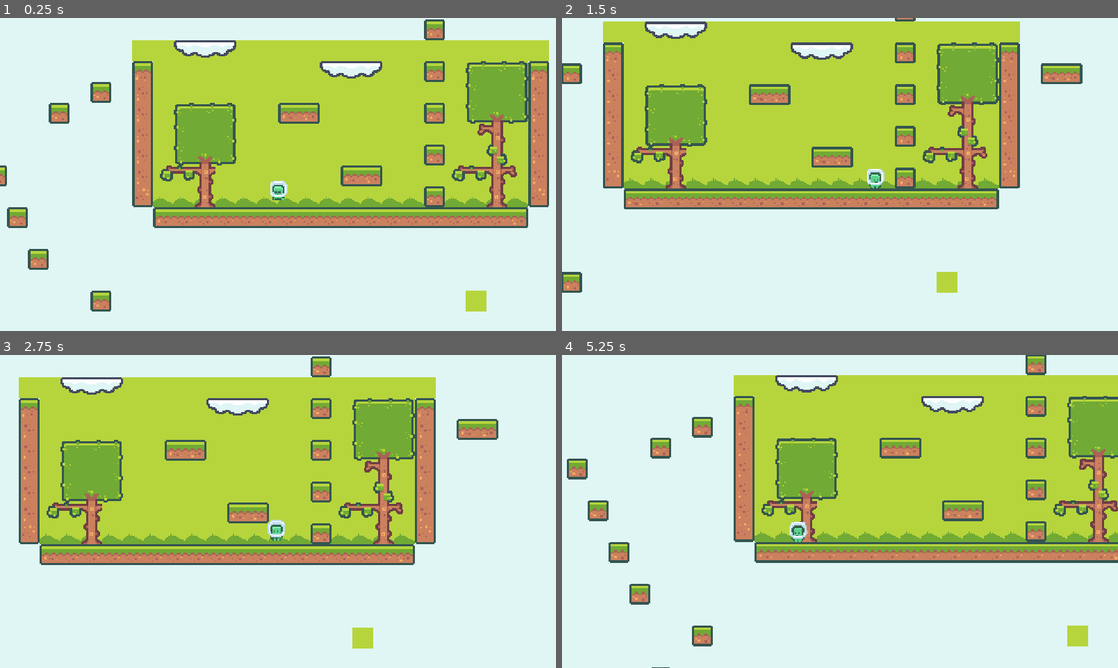
Above: before the commit, frames 1-4 (two rows, left to right).
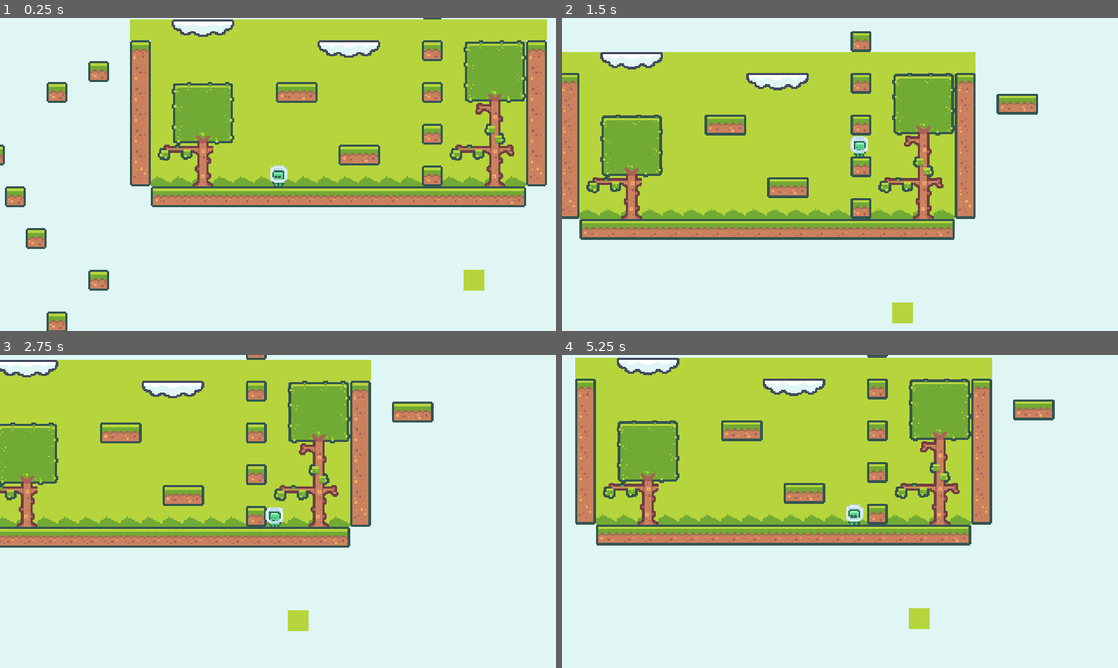
Above: after the commit, the same moments.

Repository: kittanu-t/ProjectGame2D
Game: Godot game, scene res://Scenes/Main/main.tscn
The game is run twice, just before and just after one commit, with the same random seed, the same clock (stepped at 60 frames per second) and the same inputs.
Inputs:
- Up to frame 1 (0.25 s): no input
- Up to frame 2 (1.5 s): hold W (Jump) 0.53-1.28 s; hold D (Move_Right) from 0.53 s (still down); tap Ctrl (Preview_Jump) at 0.8, 1.35 s
- Up to frame 3 (2.75 s): tap W (Jump) at 1.52, 1.55, 1.82 s; release D (Move_Right) at 2.03 s; hold A (Move_Left) from 2.03 s (still down); hold W (Jump) from 2.03 s (still down); tap Ctrl (Preview_Jump) at 2.3 s
- Up to frame 4 (5.25 s): release A (Move_Left) at 2.78 s; release W (Jump) at 2.78 s; hold D (Move_Right) 2.78-4.28 s; tap Ctrl (Preview_Jump) at 2.85, 3.8, 4.35 s; tap W (Jump) at 3.02, 3.05, 3.32, 4.52, 4.55, 4.82 s; hold W (Jump) 3.53-4.28 s; hold A (Move_Left) 4.28-5.03 s; hold D (Move_Right) from 5.03 s (still down); hold W (Jump) from 5.03 s (still down)

The runs differ from the first frame. In frame 1, 30% of the frame differs, in the area x 0-99%, y 0-100%; in frame 2, 40%; in frame 3, 34%; in frame 4, 51%, in the area x 0-100%, y 0-100%.

Commit message:
version 0.1
New Jump Mechanic

Diff:
--- a/Scenes/Main/main.tscn
+++ b/Scenes/Main/main.tscn
@@ -364,4 +364,4 @@
 layer_0/tile_data = PackedInt32Array(2359312, 65537, 0, 2359313, 131073, 0, 2359314, 131073, 0, 2359315, 131073, 0, 235 …(2682 unchanged characters)…
 
 [node name="Player" parent="TileMap" instance=ExtResource("1_v8pw2")]
-position = Vector2(396, 612)
+position = Vector2(398, 637)
--- a/Scenes/Player/player.gd
+++ b/Scenes/Player/player.gd
@@ -1,154 +1,46 @@
-class_name Player
 extends CharacterBody2D
 
-@onready var coyote_timer = $CoyoteTimer
-@onready var jump_buffer_timer = $JumpBufferTimer
-@onready var jump_trojectory_line = $JumpTrojectoryLine
+# ---- Config ----
+const GRAVITY = 1200
+const MOVE_SPEED = 200
+const JUMP_VELOCITY_MIN = -300   # กระโดดเบาสุด
+const JUMP_VELOCITY_MAX = -600   # กระโดดแรงสุด
+const MAX_CHARGE_TIME = 1.0      # วินาที
 
-
-@export_group("Movement")
-## Maximum speed reachable by player
-@export_range(0, 500) var max_speed := 200.0
-## Minimum speed when variable_min_speed is set to true & min_speed isn't 0
-@export_range(0, 500) var min_speed := 0.0
-## Acceleration while on the ground (how quickly the player reaches max speed)
-@export_range(0, 500) var acceleration := 100.0
-## Friction while on group (how quickly the player slows down)
-@export_range(0, 50) var friction := 50.0
-## Acceleration while in the air (how quickly the player reaches max speed)
-@export_range(0, 500) var air_acceleration := 0
-## Air friction while in the air (how quickly the player slows down)
-@export_range(0, 50) var air_resistance := 0
-## Sets a variable max speed depending on how far the joystick is pushed
-@export var is_variable_max_speed := false
-## sets a minimum speed based on min_speed
-@export var is_variable_min_speed := false
-
-@export_group("Jump Assist")
-## Max amount of time allowed after leaving the ground while still being able to jump
-@export_range(0, 1) var coyote_timer_value = 0.1
-## Max amount of time the game holds on to the players input to accecute when avaiable
-@export_range(0, 1) var jump_buffer_timer_value = 0.15
-
-
-@export_group("Jump")
-## Max jump height
-@export var jump_height := 30
-## Amount of time it takes the player to reach the peak of their jump
-@export var jump_time_to_peak := 0.3
-## Amount of time it takes the player to fall from the peak of their jump to the ground
-@export var jump_time_to_descent := 0.3
-## Determains if a player jump highet changes depending on how long they held it in
-@export var variable_jump_height := false
-## Determains the minumum jump heighet a player can reach if they barely tap the jump button (and variable_jump_height is true)
-@export var minimum_jump_height := -30
-
-@export_group("Jump Trojectory")
-## Maximum amount of points used to visualize player's jump trojectory (WiP)
-@export var max_trojectory_ponints := 100
-
-
-@onready var jump_velocity : float = (2.0 * jump_height) / jump_time_to_peak * -1
-@onready var jump_gravity : float = (-2.0 * jump_height) / (jump_time_to_peak * jump_time_to_peak) * -1
-@onready var fall_gravity : float = (-2.0 * jump_height) / (jump_time_to_descent * jump_time_to_descent) * -1
-
-
-func _ready():
-	coyote_timer.wait_time = coyote_timer_value
-	jump_buffer_timer.wait_time = jump_buffer_timer_value
-
-
-# Sets the gravity depending on the context
-func _get_gravity(_velocity):
-	return jump_gravity if _velocity.y < 0.0 else fall_gravity
-
-
-# Calculates the players movement depending on the context
-func _get_movement(fric: float, accel: float, delta: float):
-	var direction = Input.get_axis("Move_Left", "Move_Right")
-
-	if direction:
-		velocity.x += sign(direction) * accel * delta * 100
-
-	if !direction or sign(direction) != sign(velocity.x):
-		velocity.x = move_toward(velocity.x, 0, fric * delta * 100)
-
-	if is_variable_max_speed:
-		velocity.x = clamp(velocity.x, -max_speed * abs(direction), max_speed * abs(direction))
-	else:
-		velocity.x = clamp(velocity.x, -max_speed, max_speed)
-
-	if is_variable_min_speed and min_speed > 0:
-			velocity.x = maxf(abs(velocity.x), abs(min_speed * sign(direction))) * sign(direction)
-
-
-# A way to visialize the players jump trojectory in real time (WiP)
-func _projected_jump_trojectory(_delta, direction):
-	var max_points = max_trojectory_ponints
-
-	jump_trojectory_line.clear_points()
-	var pos := Vector2.ZERO
-	var vel := Vector2(max_speed * direction, jump_velocity)
-	for point in max_points:
-		jump_trojectory_line.add_point(pos)
-		vel.y += _get_gravity(vel) * _delta
-		pos += vel * _delta
-
-
-# Flips the player sprite depending on their movemnt direction
-func _set_sprite_direction(direction: int) -> void:
-	if direction > 0.0:
-		$AnimatedSprite2D.flip_h = true
-
-	if direction < 0.0:
-		$AnimatedSprite2D.flip_h = false
-
+# ---- State ----
+var jump_charge := 0.0
+var is_charging := false
 
 func _physics_process(delta):
+	# แรงโน้มถ่วง
 	if not is_on_floor():
-		velocity.y += _get_gravity(velocity) * delta
-		_get_movement(air_resistance, air_acceleration, delta)
-	else:
-		if coyote_timer.is_stopped():
-			coyote_timer.start()
-		if jump_buffer_timer.time_left > 0.0:
-			jump_buffer_timer.stop()
-			jump()
-		_get_movement(friction, acceleration, delta)
+		velocity.y += GRAVITY * delta
 
-	_set_sprite_direction(sign(velocity.x))
+	# การเคลื่อนที่ซ้ายขวา
+	var input_dir = Input.get_axis("Move_Left", "Move_Right")
+	velocity.x = input_dir * MOVE_SPEED
 
-	if Input.is_action_just_pressed("Jump"):
-		jump()
+	# กดปุ่ม jump (เริ่มชาร์จ)
+	if Input.is_action_just_pressed("Jump") and is_on_floor():
+		is_charging = true
+		jump_charge = 0.0
+		print("⚡ Start charging jump")
 
-	if Input.is_action_just_released("Jump"):
-		jump_cut()
+	# ค้างปุ่ม jump (เก็บ charge)
+	if is_charging and Input.is_action_pressed("Jump"):
+		jump_charge = clamp(jump_charge + delta / MAX_CHARGE_TIME, 0.0, 1.0)
+		print("⏳ Charging... ", jump_charge)
 
-	if velocity != Vector2.ZERO:
-		$AnimatedSprite2D.play("walk")
-	else:
-		$AnimatedSprite2D.play("idle")
-
-#	if Input.is_action_just_pressed("Preview_Jump"):
-#		_projected_jump_trojectory(delta, sign(velocity.x))
+	# ปล่อยปุ่ม jump (กระโดด)
+	if is_charging and Input.is_action_just_released("Jump"):
+		do_charged_jump()
+		is_charging = false
+		jump_charge = 0.0
 
 	move_and_slide()
 
-
-# Adds the player's jump velocity if able
-func jump():
-	if coyote_timer.time_left > 0.0:
-		coyote_timer.stop()
-		velocity.y = jump_velocity
-
-	if _get_gravity(velocity) == fall_gravity:
-		jump_buffer_timer.start()
-
-
-# Stops jump acceleration if variable_jump_height is enabled
-func jump_cut():
-	if not variable_jump_height:
-		return
-
-	if velocity.y < minimum_jump_height * up_direction.y:
-		velocity.y = minimum_jump_height * up_direction.y
+func do_charged_jump():
+	# Interpolate ระหว่าง MIN และ MAX ตาม charge
+	var jump_velocity = lerp(JUMP_VELOCITY_MIN, JUMP_VELOCITY_MAX, jump_charge)
+	velocity.y = jump_velocity
+	print("🚀 Jump! charge=", jump_charge, " | velocity.y=", velocity.y)
